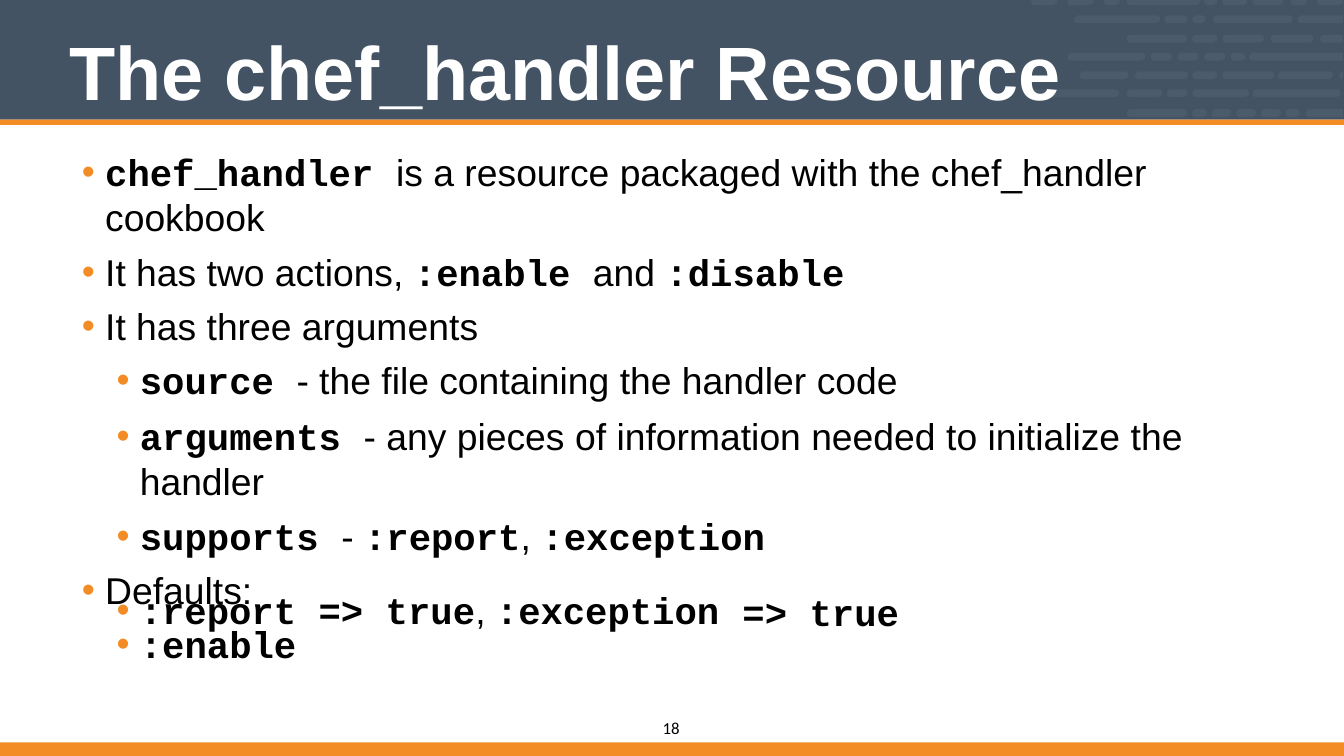
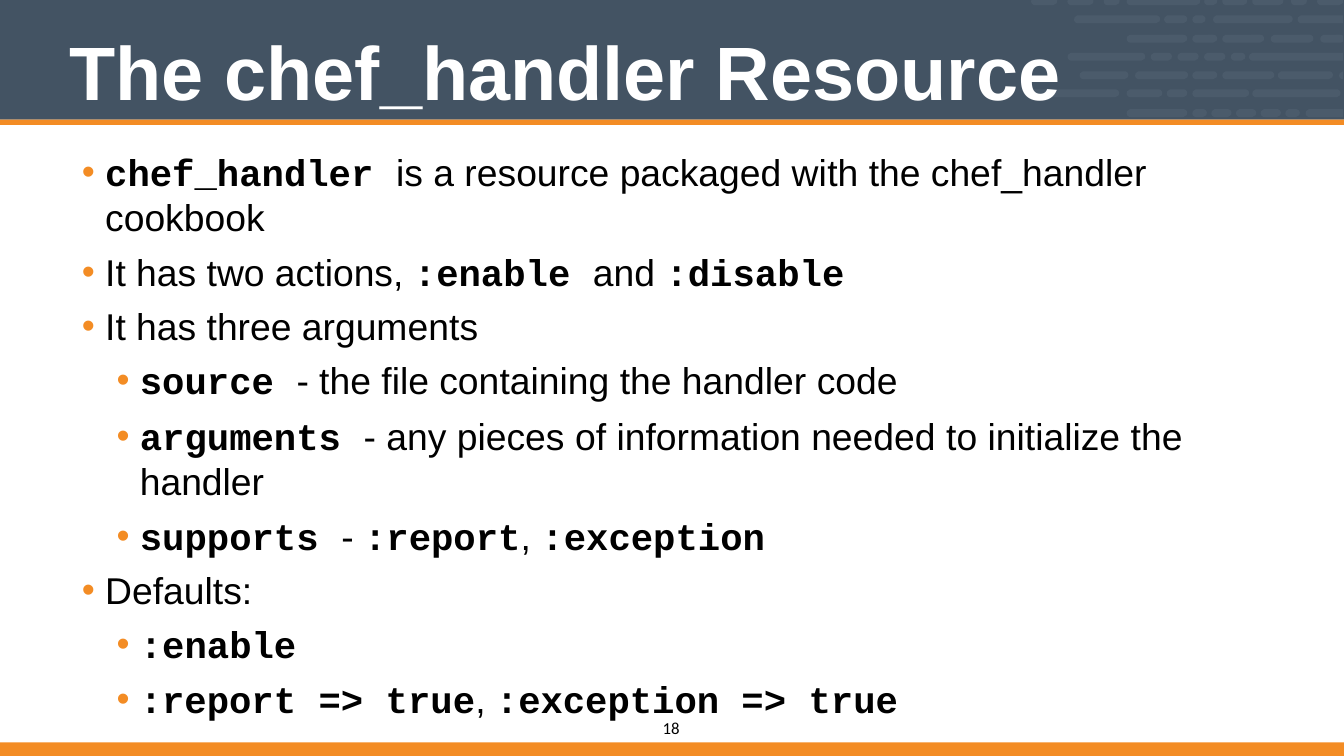
Before and after one commit to vinyar/chef-intermediate, a slide deck: slide 18 of Modules/08-Chef_Intermediate.pptx. Drawn at 1344x756 pixels with LibreOffice and Linux fonts; fonts in the diff are those of the drawing. Boxes give left, top, right and bottom in pixels: in the first picture for what was removed or moved away, otherwise in the second. Text is boxed around its words. In the diff, an @@ line names an element or a change of style, - is before the commit and + after.

```diff
--- a/Modules/08-Chef_Intermediate.pptx
+++ b/Modules/08-Chef_Intermediate.pptx
@@ text removed at <box>140,597,719,634</box> @@
-• :report => true, :exception
@@ text removed at <box>810,601,899,627</box> @@
-=> true
@@ text at <box>140,686,898,723</box>: paragraph added @@
+  • :report => true, :exception => true
```
Also in this commit, not shown: 29 other slides changed, 1 slide removed.
